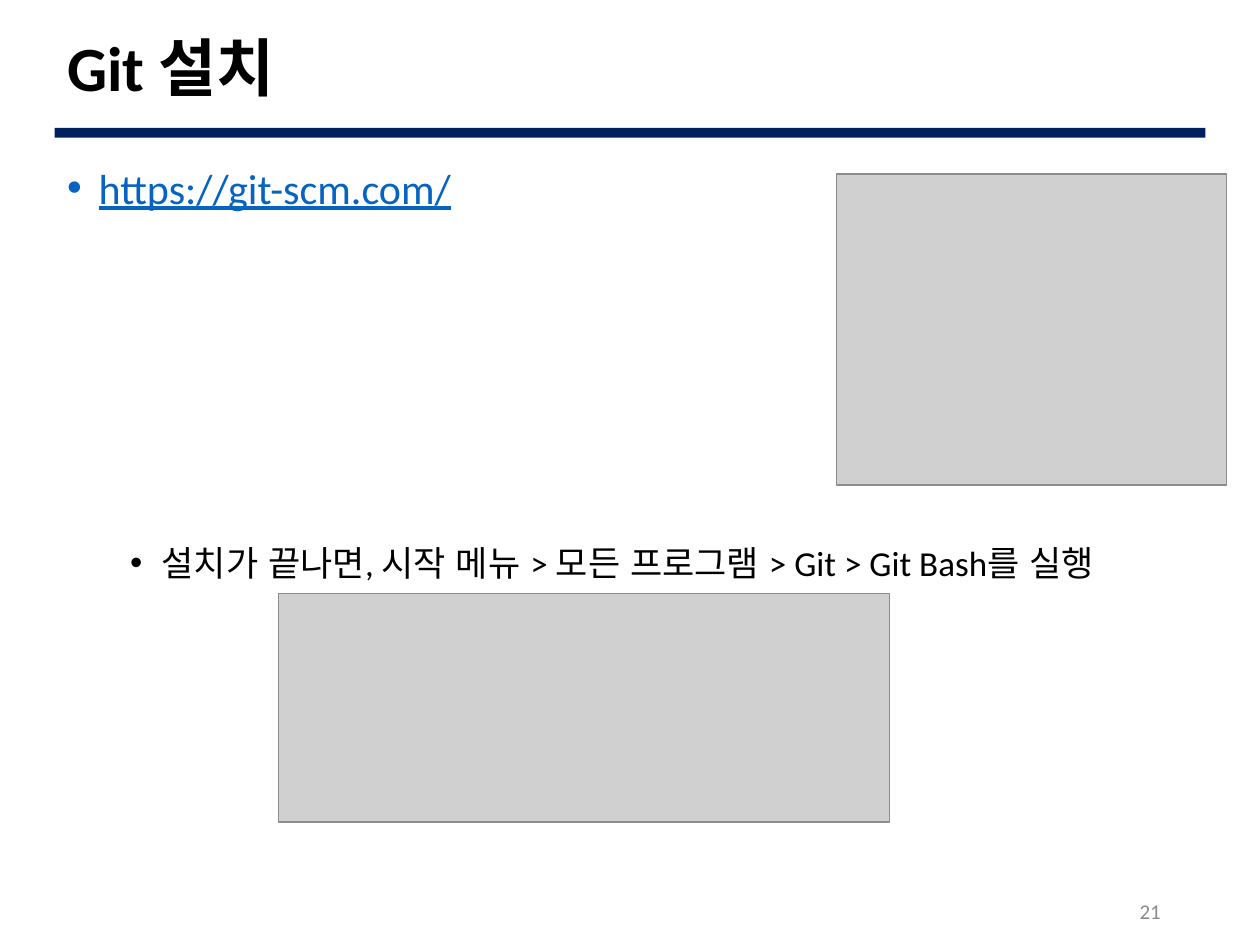
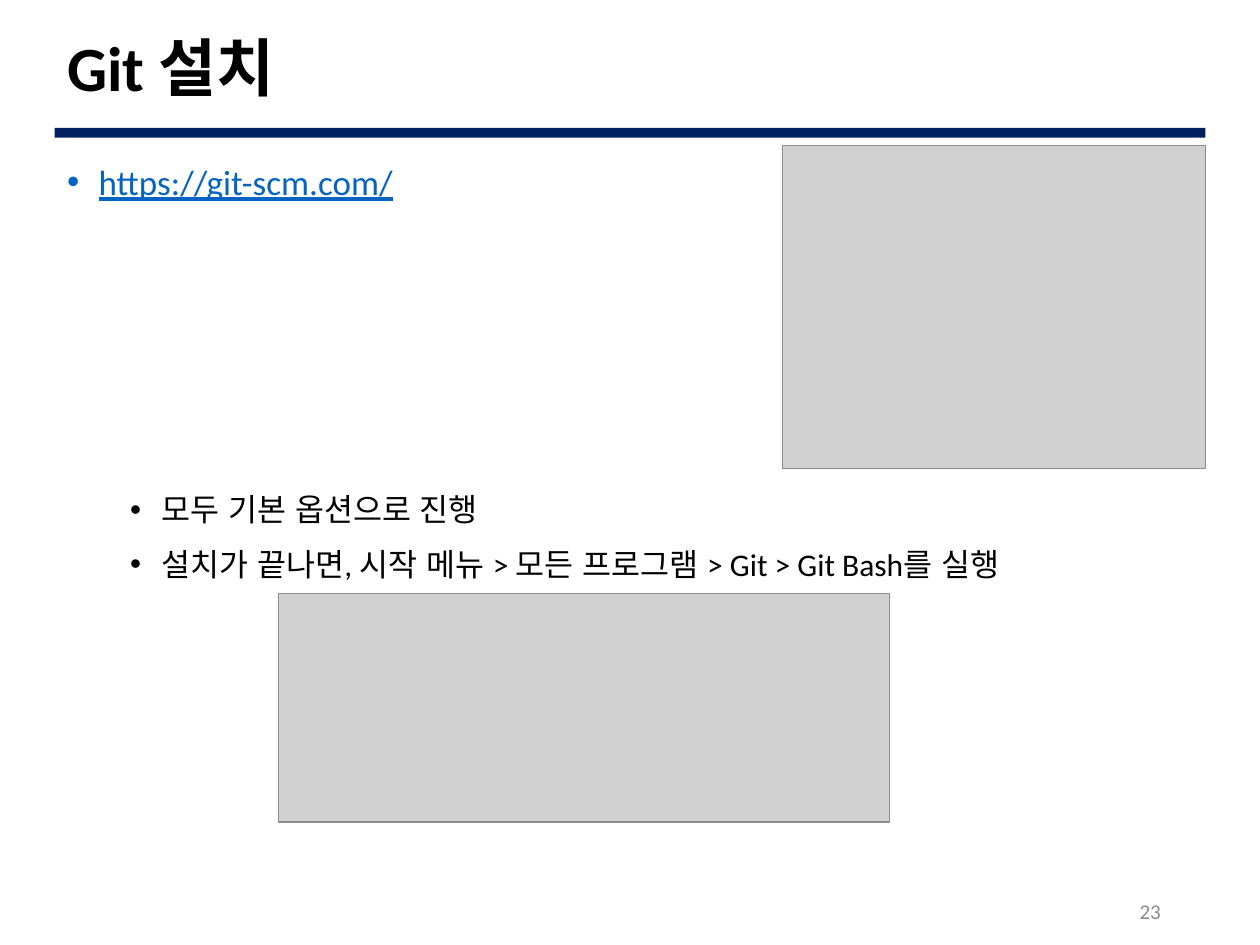
Before and after one commit to JBNU-JEduTools/osscourse, a slide deck: slide 23 of Slides 2020/5. Git 초급.pptx (slide 21 before the commit). Drawn at 1260x945 pixels with LibreOffice and Linux fonts; fonts in the diff are those of the drawing; grey boxes stand for pictures; background and template pictures are left out. Boxes give left, top, right and bottom in pixels: in the first picture for what was removed or moved away, otherwise in the second. Text is boxed around its words. In the diff, an @@ line names an element or a change of style, - is before the commit and + after.

```diff
--- a/Slides 2020/5. Git 초급.pptx
+++ b/Slides 2020/5. Git 초급.pptx
@@ picture: place and size @@
-picture at box(837, 174, 1226, 485)
+picture at box(782, 146, 1205, 469)
@@ text at box(99, 170, 999, 580): size 24 to 20 pt in "https://git-scm.com/"; size 20 to 18 pt in "설치가 끝나면, 시작 메뉴 > 모든 프로그램 ..." @@
@@ text at box(162, 495, 478, 524): paragraph added @@
+  • 모두 기본 옵션으로 진행
@@ page number at box(1140, 905, 1161, 919): text changed @@
-21
+23
```
Also in this commit, not shown: 13 other slides changed, 4 other files.
